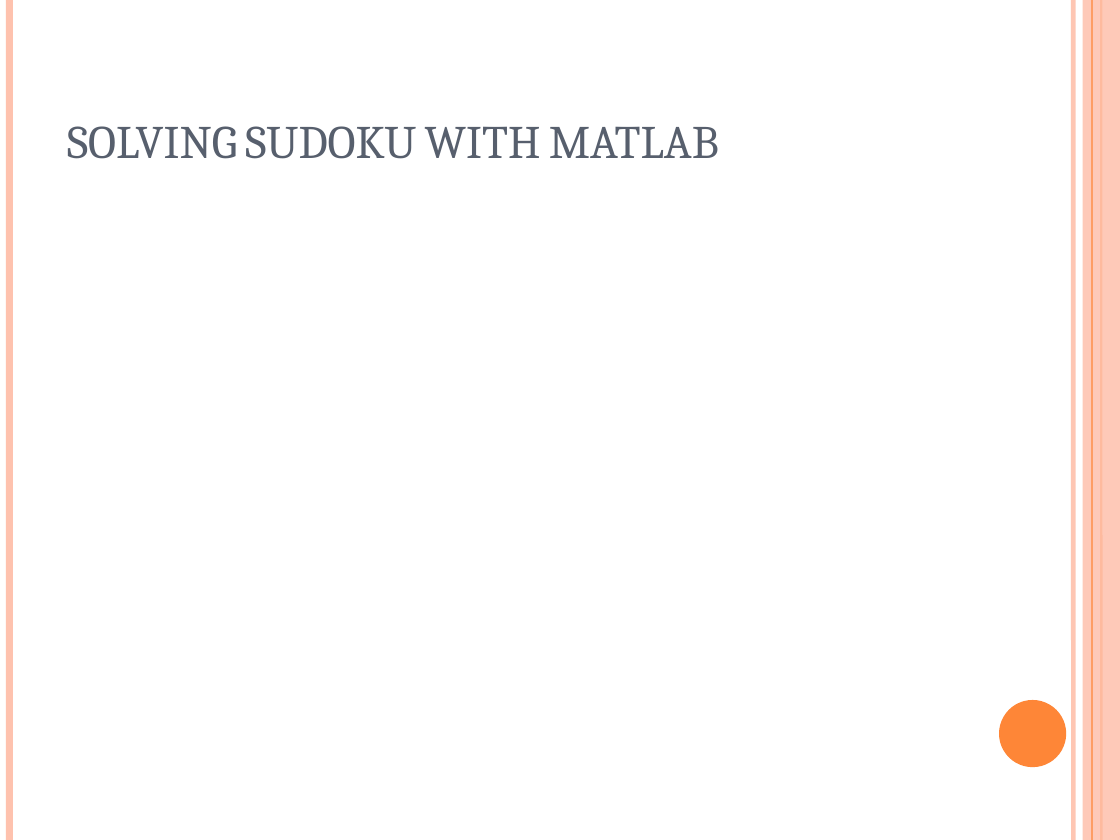
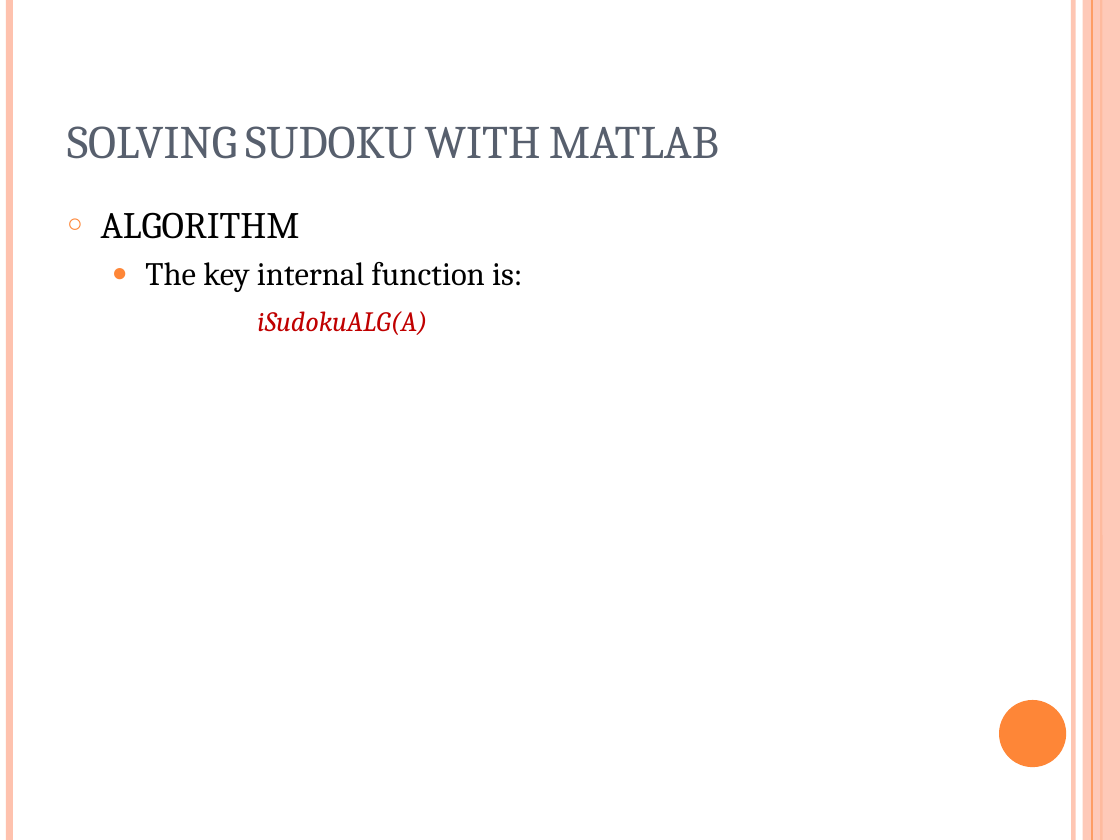
Before and after one commit to VivekVeeri/i-sudoku-matlab, a slide deck: slide 8 of doc/SOLVING SUDOKU WITH MATLAB.pptx (slide 2 before the commit). Drawn at 1120x840 pixels with LibreOffice and Linux fonts; fonts in the diff are those of the drawing. Boxes give left, top, right and bottom in pixels: in the first picture for what was removed or moved away, otherwise in the second. Text is boxed around its words. In the diff, an @@ line names an element or a change of style, - is before the commit and + after.

```diff
--- a/doc/SOLVING SUDOKU WITH MATLAB.pptx
+++ b/doc/SOLVING SUDOKU WITH MATLAB.pptx
@@ text added at (101,212,522,335), 21 pt, text #000000 @@
+○ ALGORITHM
+  ● The key internal function is:
+  iSudokuALG(A)
```
Also in this commit, not shown: 1 other slide changed, 19 slides added, 1 other file.
